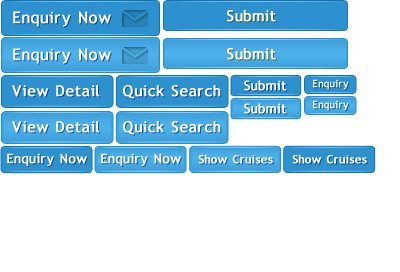
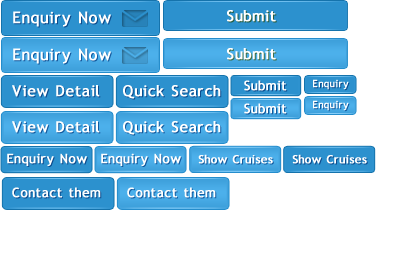
Two versions of the same layered image (400 x 272). Layer-by-layer changes:
added layer "Contact them 副本" above "Contact them" over box(127, 187, 216, 198)
added layer "Contact them" above "形状 97 副本 2" over box(12, 187, 101, 198)
added layer "形状 97 副本 2" (1st of 4) above "形状 97 副本 2" over box(118, 178, 228, 209)
added layer "形状 97 副本 2" (2nd of 4) above "形状 97 副本 2" over box(117, 178, 229, 209)
added layer "形状 97 副本 2" (3rd of 4) above "形状 97 副本 2" over box(3, 178, 113, 209)
added layer "形状 97 副本 2" (4th of 4) above "View Detail" over box(2, 178, 114, 209)
